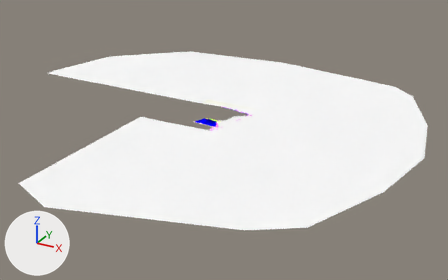
What one commit did to the Blender file Assets/Models/Environment/Main area east/main area east sea.blend.
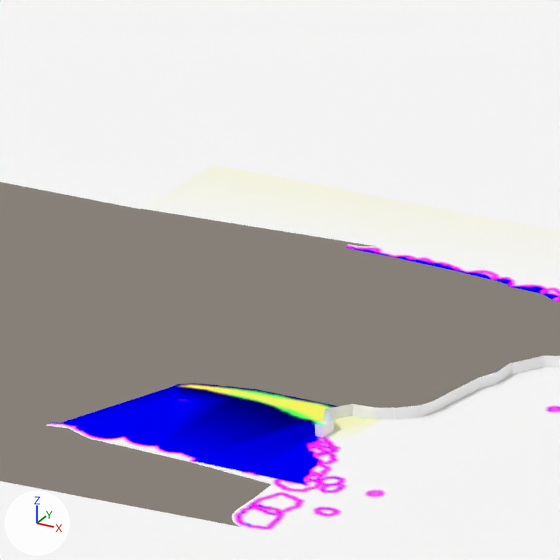
The first picture shows the older version from a camera (50 mm lens) standing at (2626.0, -4721.0, 2133.0) and looking at (37.0, -13.0, -221.0). The close-ups show both versions on the part from 42% to 53% of the width and 31% to 48% of the height of that picture; other places that the commit changed are outside them. The axes (+X, +Y, +Z) are drawn at lower left. The lights are the same throughout.

Before the edit, the objects in view are built like this:
```python
me_scene_001 = bpy.data.meshes.new('Scene.001')
me_scene_001.from_pydata(...)  # 6928 vertices, 13643 faces; spans x -35028.0..35000.0, y 0.0, z -35000.0..35000.0
me_scene_001.materials.append(mat_main_area_east_sea)
me_scene_003 = bpy.data.meshes.new('Scene.003')
me_scene_003.from_pydata(...)  # 60 vertices, 29 faces; spans x 1869.0..18200.0, y 0.0..1000.0, z -13475.0..14350.0
me_scene_003.materials.append(mat_main_area_east_sea)
me_scene_004 = bpy.data.meshes.new('Scene.004')
me_scene_004.from_pydata(...)  # 19 vertices, 1 face; spans x -238385.0..186147.0, y 0.0, z -189946.0..205202.0
me_scene_004.materials.append(mat_main_area_east_sea)
ob_main_area_east_sea = bpy.data.objects.new('Main area east sea', me_scene_001)
ob_main_area_east_sea.location = (0.0, 0.0, 0.0)
ob_main_area_east_sea.rotation_euler = (1.571, 0.0, 0.0)  # degrees (90, 0, 0)
ob_main_area_east_sea.scale = (0.01, 0.01, 0.01)
ob_main_area_east_sea_far = bpy.data.objects.new('Main area east sea far', me_scene_004)
ob_main_area_east_sea_far.location = (0.0, 0.0, 0.0)
ob_main_area_east_sea_far.rotation_euler = (1.571, 0.0, 0.0)  # degrees (90, 0, 0)
ob_main_area_east_sea_far.scale = (0.01, 0.01, 0.01)
ob_sea_collider = bpy.data.objects.new('Sea collider', me_scene_003)
ob_sea_collider.location = (0.0, 0.0, 0.0)
ob_sea_collider.rotation_euler = (1.571, 0.0, 0.0)  # degrees (90, 0, 0)
ob_sea_collider.scale = (0.01, 0.01, 0.01)
```
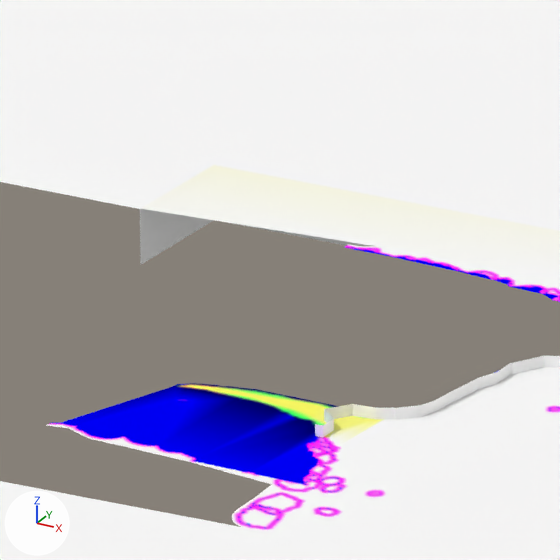
Boxes [x1, y1, x2, y2] around the edits, measured in the close-ups (560 x 560 px):
'Main area east sea underwater', added: after [140, 209, 479, 268]
part 1 of me_scene_001, recoloured: [106, 383, 386, 465] in both

Diff of the bpy script that builds the scene:
```diff
--- a/Assets/Models/Environment/Main area east/main area east sea.blend.py
+++ b/Assets/Models/Environment/Main area east/main area east sea.blend.py
@@ me_scene_001 @@
 # used by ob_main_area_east_sea; location = (0.0, 0.0, 0.0); rotation_euler = (1.571, 0.0, 0.0), in degrees (90, 0, 0); scale = (0.01, 0.01, 0.01)
-me_scene_001.from_pydata(...)  # 6928 vertices, 13643 faces; spans x -35028.0..35000.0, y 0.0, z -35000.0..35000.0
+me_scene_001.from_pydata(...)  # 6931 vertices, 13643 faces; spans x -35028.0..35000.0, y 0.0, z -35000.0..35000.0
+# me_scene_001 part 1: 934 kept faces spanning x -15925.0..6300.0, y 0.0, z 7525.0..23100.0 get new vertex colours
 me_scene_001.materials.append(mat_main_area_east_sea)
@@ me_scene_005 @@
+me_scene_005.from_pydata(...)  # 10 vertices, 4 faces; spans x -66523.0..35000.0, y -5000.0..0.0, z -35000.0..35000.0
+me_scene_005.materials.append(mat_main_area_east_sea)
@@ ob_main_area_east_sea_underwater @@
+ob_main_area_east_sea_underwater = bpy.data.objects.new('Main area east sea underwater', me_scene_005)
+ob_main_area_east_sea_underwater.location = (0.0, 0.0, 0.0)
+ob_main_area_east_sea_underwater.rotation_euler = (1.571, 0.0, 0.0)  # degrees (90, 0, 0)
+ob_main_area_east_sea_underwater.scale = (0.01, 0.01, 0.01)
```
